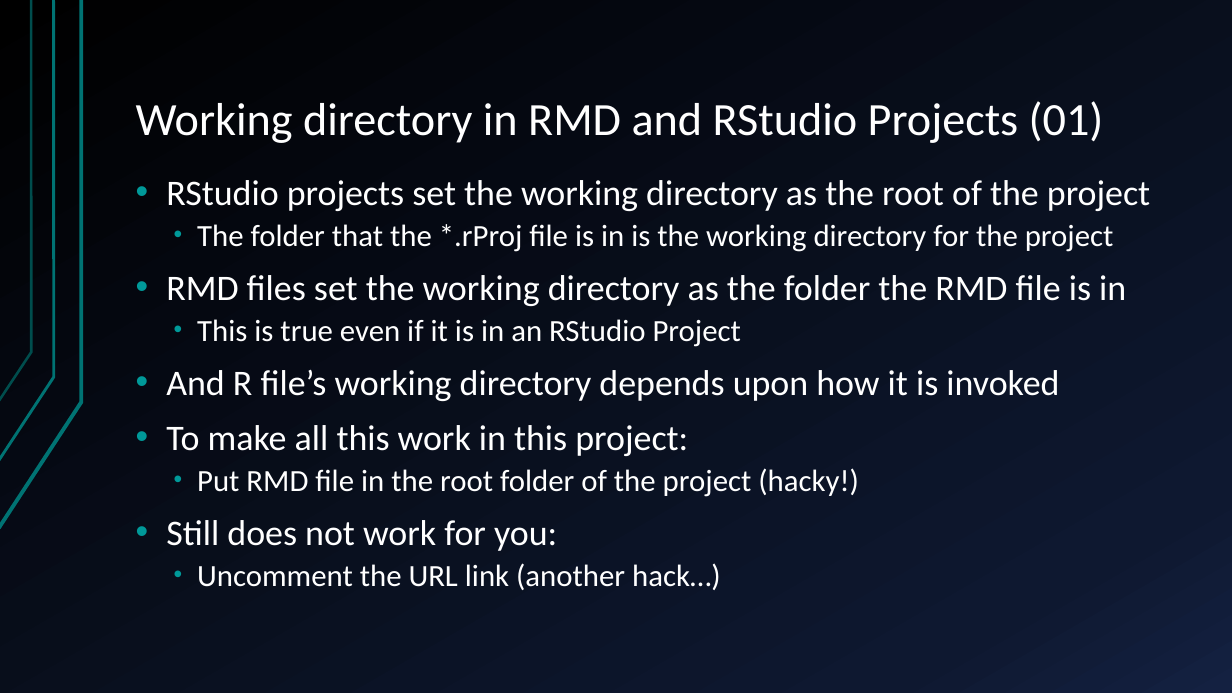
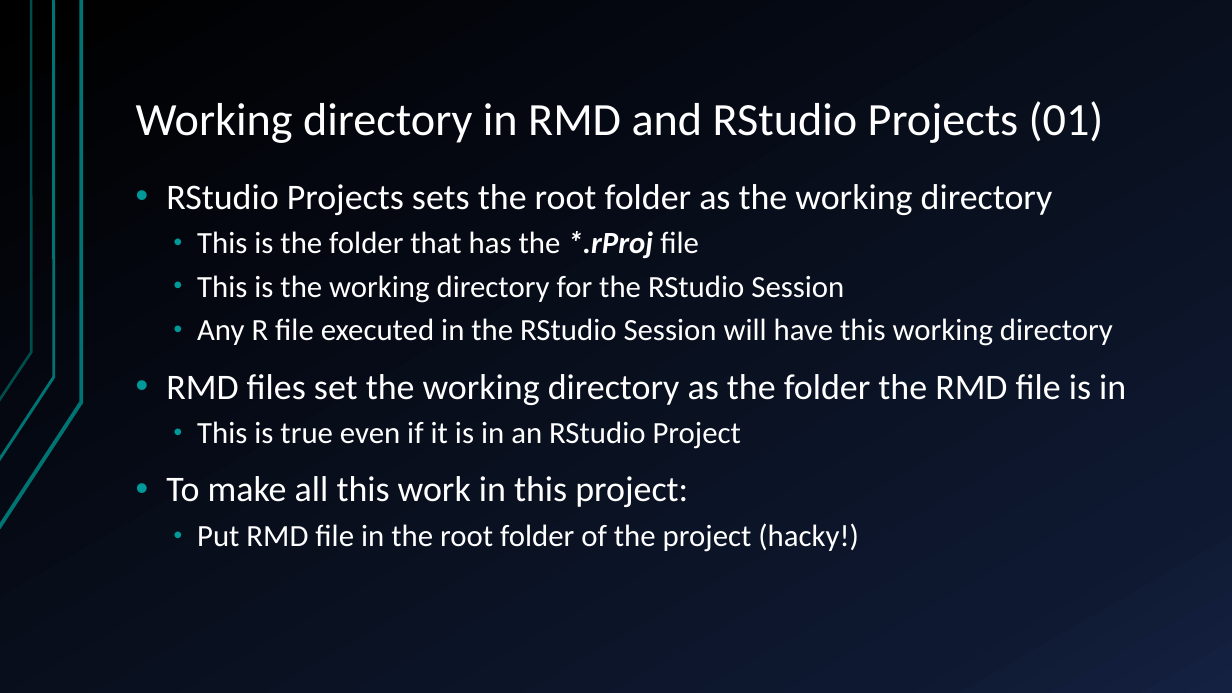
Before and after one commit to QFCatMSU/RMarkdown-Workshop-Material, a slide deck: slide 5 of docs/RMD-Presentation.pptx (slide 4 before the commit). Drawn at 1232x693 pixels with LibreOffice and Linux fonts; fonts in the diff are those of the drawing. Boxes give left, top, right and bottom in pixels: in the first picture for what was removed or moved away, otherwise in the second. Text is boxed around its words. In the diff, an @@ line names an element or a change of style, - is before the commit and + after.

```diff
--- a/docs/RMD-Presentation.pptx
+++ b/docs/RMD-Presentation.pptx
@@ text at box(166, 184, 1113, 346): text changed @@
-• RStudio projects set the working directory as the root of the project
-  • The folder that the *.rProj file is in is the working directory for the project
+• RStudio Projects sets the root folder as the working directory
+  • This is the folder that has the *.rProj file
+  • This is the working directory for the RStudio Session
+  • Any R file executed in the RStudio Session will have this working directory
@@ text at box(166, 369, 1059, 401): paragraph removed @@
-• And R file’s working directory depends upon how it is invoked
@@ text at box(166, 374, 1126, 552): line spacing 0.8 to 0.9 @@
@@ text at box(166, 520, 721, 590): paragraphs removed @@
-• Still does not work for you:
-  • Uncomment the URL link (another hack…)
```
Also in this commit, not shown: 15 other slides changed, 1 slide added, 6 other files.
